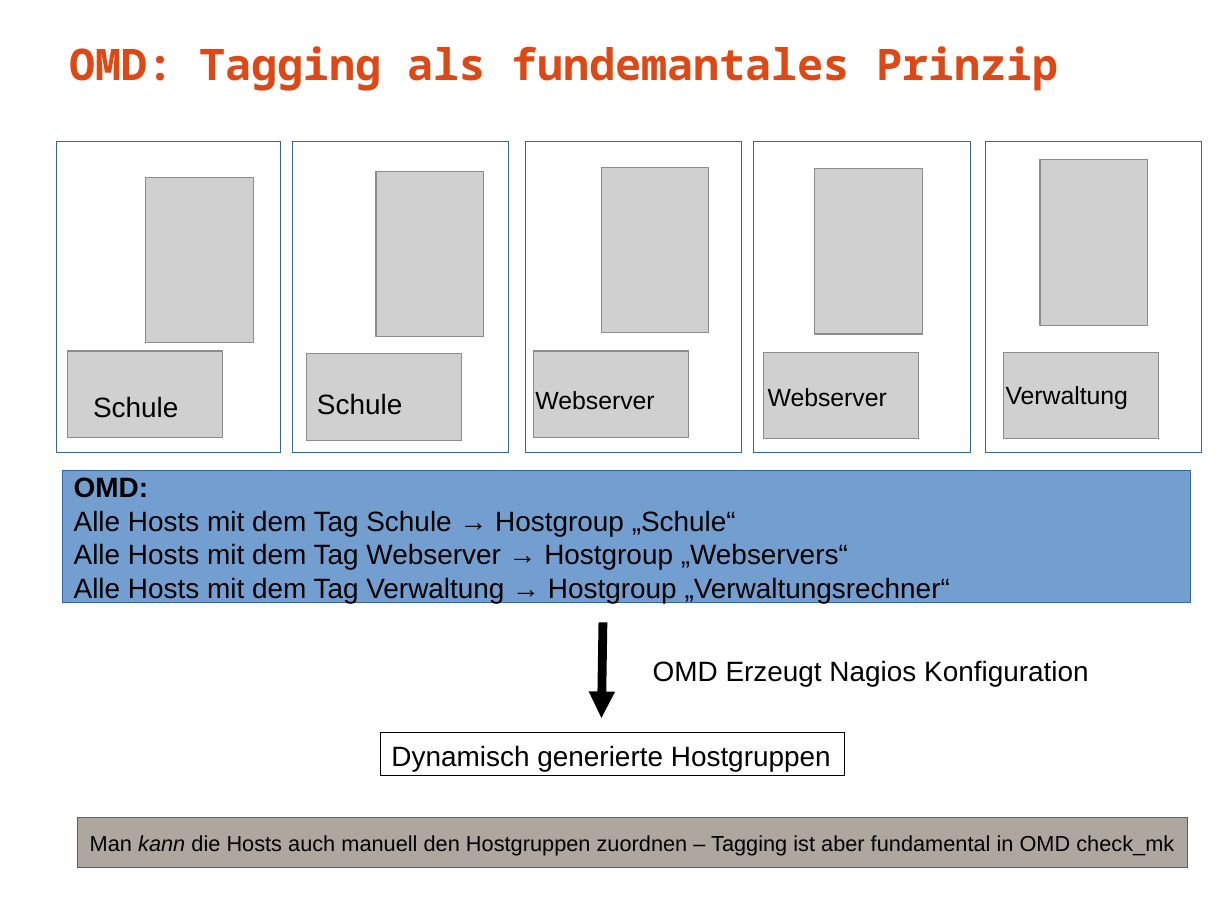
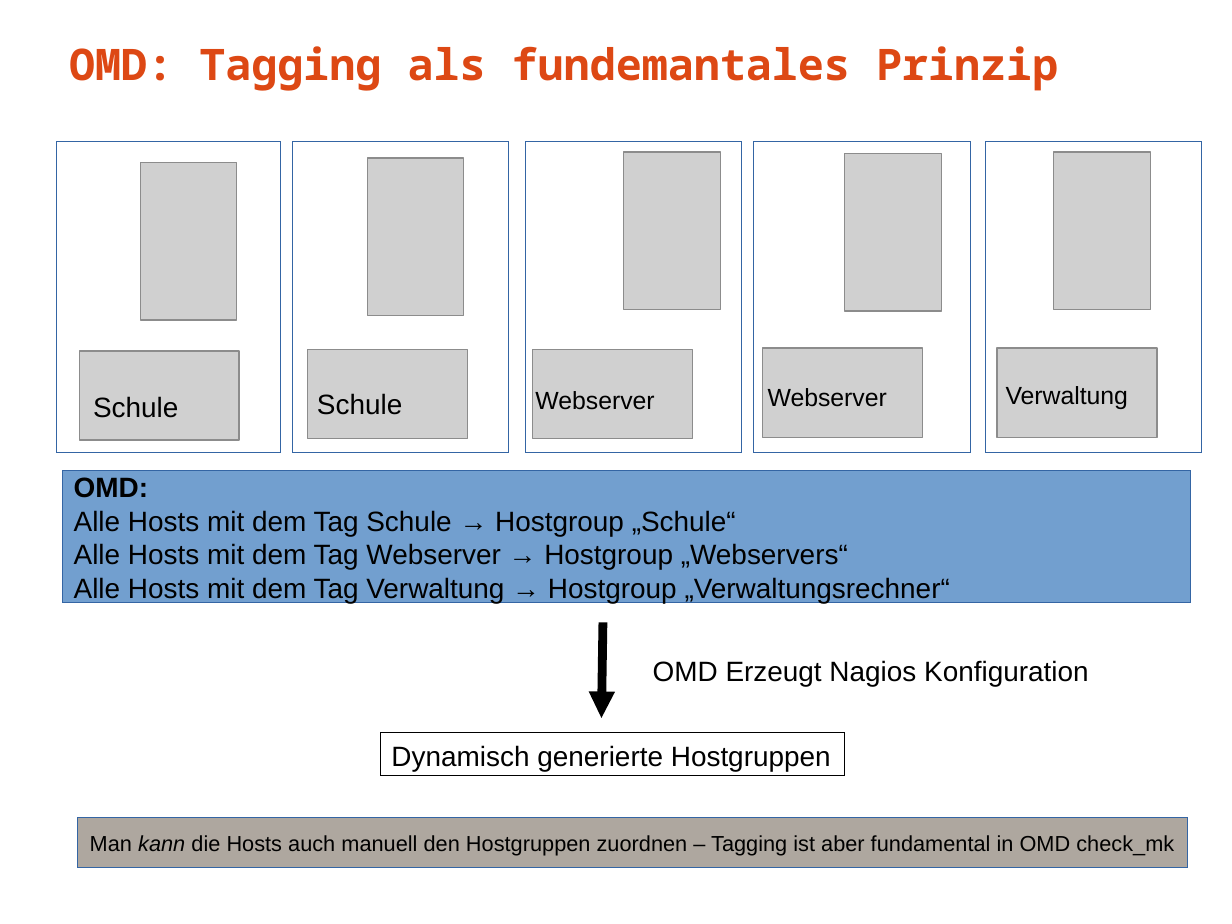
Before and after one commit to musikhuber/fobi-ES, a slide deck: slide 3 of material-OMD/praesentationen/030_omd_hosts_sortieren_tagging.odp. Drawn at 1232x924 pixels with LibreOffice and Linux fonts; fonts in the diff are those of the drawing; grey boxes stand for pictures. Boxes give left, top, right and bottom in pixels: in the first picture for what was removed or moved away, otherwise in the second. Text is boxed around its words. In the diff, an @@ line names an element or a change of style, - is before the commit and + after.

```diff
--- a/material-OMD/praesentationen/030_omd_hosts_sortieren_tagging.odp
+++ b/material-OMD/praesentationen/030_omd_hosts_sortieren_tagging.odp
@@ picture: place and size @@
-picture at [145,178,253,343]
+picture at [141,162,238,320]
@@ picture: place and size @@
-picture at [376,171,483,337]
+picture at [368,158,465,315]
@@ picture: place and size @@
-picture at [601,168,709,333]
+picture at [624,152,721,310]
@@ picture: place and size @@
-picture at [815,169,922,334]
+picture at [845,153,942,311]
@@ picture: place and size @@
-picture at [1041,160,1148,325]
+picture at [1054,152,1152,310]
@@ picture: place and size @@
-picture at [68,351,224,437]
+picture at [79,351,239,440]
@@ picture: place and size @@
-picture at [306,354,462,440]
+picture at [307,350,467,439]
@@ picture: place and size @@
-picture at [533,351,689,437]
+picture at [533,350,693,439]
@@ picture: place and size @@
-picture at [764,352,919,438]
+picture at [764,348,923,437]
@@ picture: place and size @@
-picture at [1004,352,1159,438]
+picture at [997,348,1157,437]
```
Also in this commit, not shown: 6 other slides changed, 11 other files.
